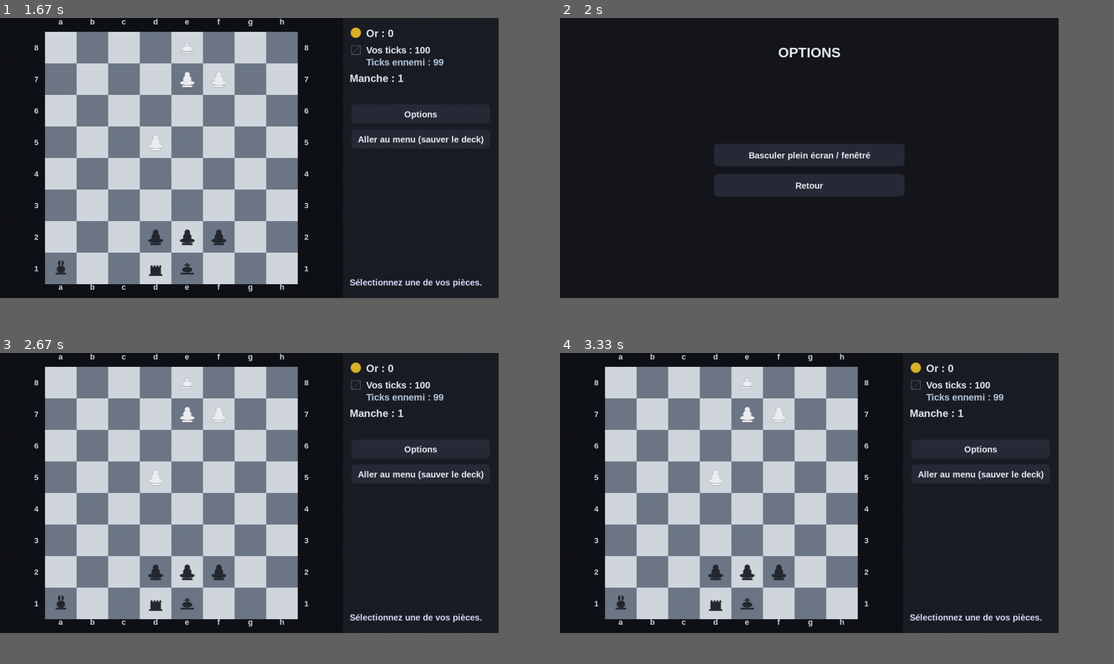
Above: before the commit, frames 1-4 (two rows, left to right).
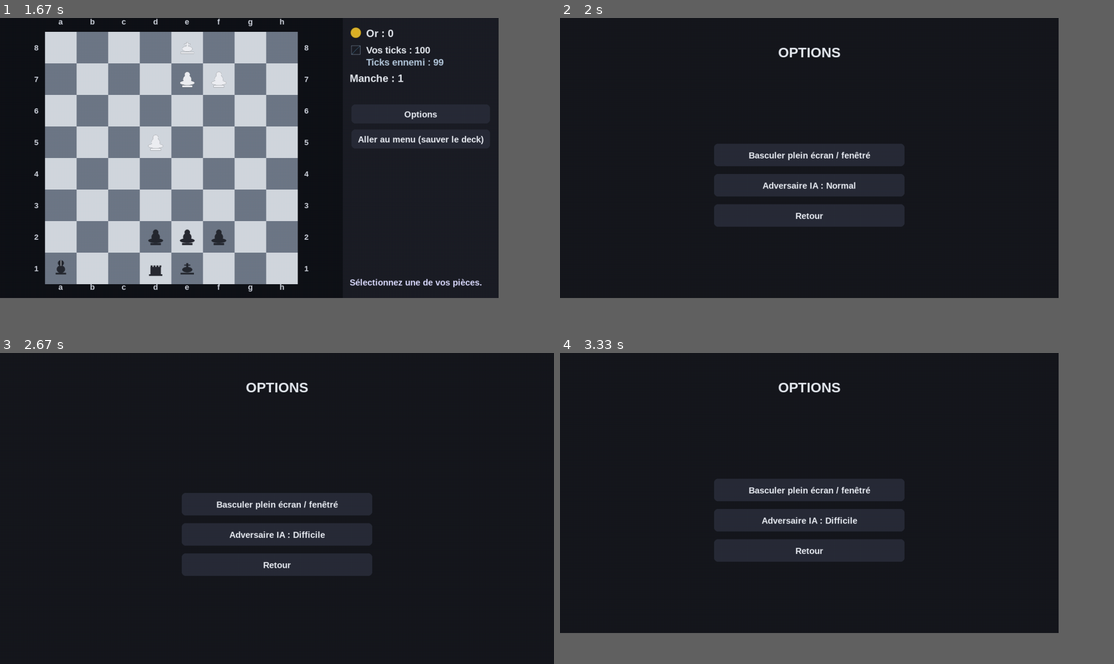
Above: after the commit, the same moments.

Repository: goldaj/chess-roguelite
Game: pygame game, started from src/main.py
The game is run twice, just before and just after one commit, with the same random seed, the same clock (stepped at 60 frames per second) and the same inputs.
Inputs (mouse positions are in pixels of both pictures, inside the frame that each line leads up to):
- Up to frame 1 (1.67 s): click "JOUER" at 0.38 s; click (249, 176) at 0.72 s; click (155, 235) at 1.05 s; click (121, 55) at 1.38 s
- Up to frame 2 (2 s): click "Options" at 1.72 s
- Up to frame 3 (2.67 s): click (254, 524) at 2.22 s; click (249, 489) at 2.55 s, where only the run after the commit has a clickable "Basculer plein écran / fenêtré"
- Up to frame 4 (3.33 s): click (837, 505) at 2.88 s, where only the run after the commit has a clickable "Basculer plein écran / fenêtré"
In frame 3 the window is 900x506 before the commit and 1000x562 after it. Grey fills any space a smaller window leaves; there, only what the larger window draws over its background counts as a difference.

Frame 1 is identical in both runs. In frame 2, 2.6% of the frame differs, in the area x 27-63%, y 52-68%; in frame 3, 42%, in the area x 6-89%, y 0-89%; in frame 4, 42%.

Commit message:
feat(gameplay): difficulty selector, persisted preference and functional one-turn freeze

Diff:
--- a/src/main.py
+++ b/src/main.py
@@ -64,6 +64,9 @@
         self.tile=96
         self.assets.load(self.tile)
         self.meta = load_meta()
+        # New preference, compatible with saves created before the AI modes.
+        saved_level = self.meta.get('ai_difficulty', 'normal')
+        self.ai_difficulty = saved_level if saved_level in ('easy', 'normal', 'hard') else 'normal'
         self.buttons=[]
         self.state="menu"
         self.phase="menu"
@@ -279,7 +282,16 @@
         def add(y,text,cb):
             self.opt_btns.append(Button(pygame.Rect(sw//2-220, y, 440, 52), text, cb))
         add(int(sh*0.45), "Basculer plein écran / fenêtré", self.toggle_fullscreen)
-        add(int(sh*0.45)+70, "Retour", self.back_to_prev_from_options)
+        labels = {"easy": "Facile", "normal": "Normal", "hard": "Difficile"}
+        add(int(sh*0.45)+70, f"Adversaire IA : {labels[self.ai_difficulty]}", self.cycle_ai_difficulty)
+        add(int(sh*0.45)+140, "Retour", self.back_to_prev_from_options)
+
+    def cycle_ai_difficulty(self):
+        levels = ("easy", "normal", "hard")
+        self.ai_difficulty = levels[(levels.index(self.ai_difficulty) + 1) % len(levels)]
+        self.meta["ai_difficulty"] = self.ai_difficulty
+        save_meta(self.meta)
+        self.build_options_buttons()
 
     def toggle_fullscreen(self):
         self.fullscreen = not self.fullscreen
@@ -447,14 +459,15 @@
             self.turn=self.enemy_color
 
     def do_enemy_turn(self):
-        move=choose_move(self.board, self.enemy_color)
+        # Frozen pieces are ineligible, not a reason to throw away a legal
+        # move by another piece. Freeze lasts exactly one enemy decision.
+        move=choose_move(self.board, self.enemy_color,
+                         difficulty=self.ai_difficulty, frozen=self.frozen_coords)
+        self.frozen_coords.clear()
         if move is None:
-            # No legal move (pat) -> skip enemy turn (no end-of-manche)
+            # Existing variant rule: an enemy without legal moves passes.
             self.turn=self.player_color; return
         (x1,y1),(x2,y2)=move
-        if (x1,y1) in self.frozen_coords:
-            self.frozen_coords.discard((x1,y1))
-            self.turn=self.player_color; return
         p=self.board.get(x1,y1); t=self.board.get(x2,y2)
         # animate enemy
         self.animate_move(x1,y1,x2,y2)
